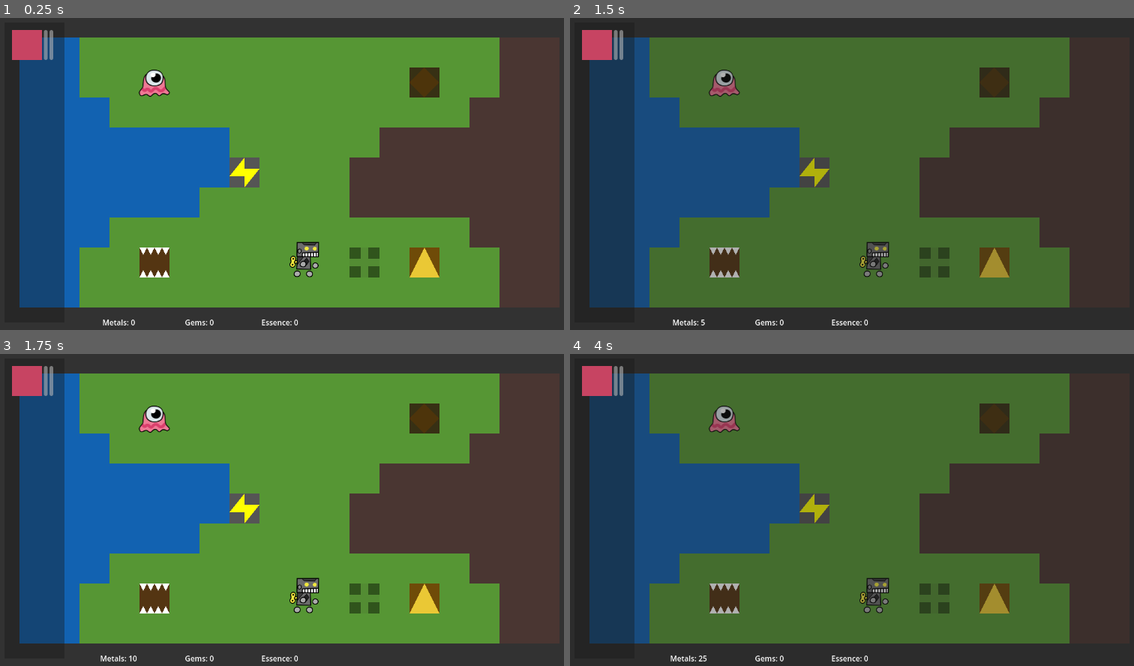
Above: before the commit, frames 1-4 (two rows, left to right).
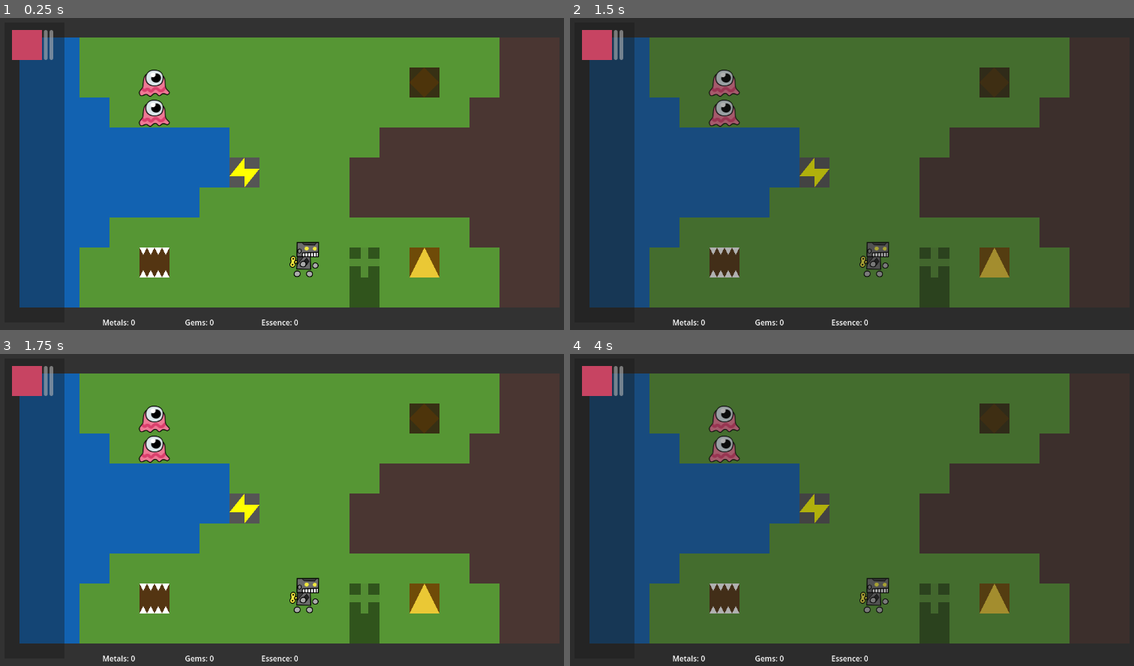
Above: after the commit, the same moments.

Repository: Xaklor/Build-a-Bot-Workshop
Game: Godot game, scene res://level/main.tscn
The game is run twice, just before and just after one commit, with the same random seed, the same clock (stepped at 60 frames per second) and the same inputs.
Inputs (mouse positions are in pixels of both pictures, inside the frame that each line leads up to):
- Up to frame 1 (0.25 s): no input
- Up to frame 2 (1.5 s): tap Enter at 0.5 s; move the mouse to (993, 155) at 0.52 s; click (993, 155) at 0.6 s; right-click (993, 155) at 0.8 s; tap Space (timestop) at 1.25 s; move the mouse to (739, 189) at 1.27 s; right-click (739, 189) at 1.35 s
- Up to frame 3 (1.75 s): tap Space (timestop) at 1.55 s
- Up to frame 4 (4 s): tap Enter at 2, 3.5 s; move the mouse to (919, 435) at 2.02 s; tap Space (timestop) at 2.1, 2.75, 3.8 s; click (919, 435) at 2.3 s; move the mouse to (829, 575) at 2.77 s; click (829, 575) at 2.85 s; right-click (829, 575) at 3.05 s; move the mouse to (1038, 556) at 3.52 s; right-click (1038, 556) at 3.6 s

The runs differ from the first frame. In frame 1, 0.8% of the frame differs, in the area x 24-68%, y 26-93%; in frame 2, 0.8%; in frame 3, 0.9%, in the area x 17-68%, y 26-99%; in frame 4, 0.9%.

Commit message:
added basic upgrade minigame

Diff:
--- a/buildings/robot_factory.gd
+++ b/buildings/robot_factory.gd
@@ -1,8 +1,9 @@
-extends Area2D
+class_name Factory extends Area2D
 
 @onready var tile_map: TileMapLayer = get_tree().get_root().get_node("main").get_node("tile_map")
 @onready var main: Node = get_tree().get_root().get_node("main")
 @export var robot_scene: PackedScene
+@export var upgrade_manager: PackedScene
 
 var pos
 
@@ -15,22 +16,27 @@
 
 func _unhandled_input(event: InputEvent) -> void:
 	if Input.is_action_just_pressed("lc") and $color.get_rect().has_point(get_local_mouse_position()):
-		if main.metals < 10:
+		if main.metals < 10 or tile_map.land_astar.is_point_solid(pos + Vector2i(0, 1)):
 			$error_highlight.color.a = 1
 
 		else:
-			main.update_resource("metals", -10)
-			var target = pos
-			if not tile_map.land_astar.is_point_solid(pos + Vector2i(1, 0)):
-				target = pos + Vector2i(1, 0)
-			elif not tile_map.land_astar.is_point_solid(pos + Vector2i(-1, 0)):
-				target = pos + Vector2i(-1, 0)
-			elif not tile_map.land_astar.is_point_solid(pos + Vector2i(0, 1)):
-				target = pos + Vector2i(0, 1)
-			elif not tile_map.land_astar.is_point_solid(pos + Vector2i(0, -1)):
-				target = pos + Vector2i(0, -1)
+			var manager = upgrade_manager.instantiate()
+			manager.factory = self
+			main.add_child(manager)
 
-			if target != pos:
-				var robot = robot_scene.instantiate()
-				robot.position = tile_map.map_to_local(target)
-				main.add_child(robot)
+func receive_orders(upgrades: Array[Lib.Upgrade]):
+	main.update_resource("metals", -10)
+	var robot = robot_scene.instantiate()
+	robot.position = tile_map.map_to_local(pos + Vector2i(0, 1))
+	for upgrade in upgrades:
+		match(upgrade.effect):
+			"health":
+				robot.hp += upgrade.effect_strength
+			"energy":
+				robot.energy += upgrade.effect_strength
+			"power":
+				robot.power += upgrade.effect_strength
+			"speed":
+				robot.speed += upgrade.effect_strength
+
+	main.add_child(robot)
--- a/buildings/robot_factory.tscn
+++ b/buildings/robot_factory.tscn
@@ -1,12 +1,16 @@
-[gd_scene load_steps=3 format=3 uid="uid://cpxpckcp3810l"]
+[gd_scene load_steps=5 format=3 uid="uid://cpxpckcp3810l"]
 
 [ext_resource type="Script" uid="uid://cmkkli06j15cn" path="res://buildings/robot_factory.gd" id="1_p4cd4"]
+[ext_resource type="PackedScene" uid="uid://vww06adkxjjq" path="res://entities/robot.tscn" id="2_d0n6v"]
+[ext_resource type="PackedScene" uid="uid://dugx4xcb626r3" path="res://ui/upgrade_manager.tscn" id="3_5gk05"]
 
 [sub_resource type="RectangleShape2D" id="RectangleShape2D_vrxw0"]
 size = Vector2(64, 64)
 
 [node name="robot_factory" type="Area2D" groups=["buildings"]]
 script = ExtResource("1_p4cd4")
+robot_scene = ExtResource("2_d0n6v")
+upgrade_manager = ExtResource("3_5gk05")
 
 [node name="hitbox" type="CollisionShape2D" parent="."]
 shape = SubResource("RectangleShape2D_vrxw0")
@@ -18,6 +22,14 @@
 offset_bottom = 32.0
 mouse_filter = 1
 color = Color(0.18687, 0.32854, 0.109116, 1)
+
+[node name="build_pad" type="ColorRect" parent="."]
+offset_left = -32.0
+offset_top = 32.0
+offset_right = 32.0
+offset_bottom = 96.0
+mouse_filter = 1
+color = Color(0.188235, 0.329412, 0.109804, 1)
 
 [node name="plus" type="Polygon2D" parent="."]
 position = Vector2(-32, -32)
--- a/entities/robot.gd
+++ b/entities/robot.gd
@@ -1,6 +1,6 @@
 class_name Robot extends Area2D
 
-@export var speed = 800
+@export var speed = 400
 @export var build_manager: PackedScene
 @onready var tile_map: TileMapLayer = get_tree().get_root().get_node("main").get_node("tile_map")
 @onready var main = get_tree().get_root().get_node("main")
@@ -25,15 +25,14 @@
 var repository_pos: Vector2i
 var build_target: String = ""
 var build_pos: Vector2i
-var weapon: Equipment.Weapon
 var hp = 10
+var power = 1
 var energy = 100
 
 func _ready():
 	claimed_pos = tile_map.local_to_map(position)
 	tile_map.claim_pos(claimed_pos, true, true)
 	main.stop_time.connect(_on_timestop)
-	weapon = Equipment.weapons[0]
 
 func _process(delta):
 	$status_label.text = var_to_str(status)
@@ -194,12 +193,12 @@
 		# ELEVENTH:
 		# if idle and holding a ranged weapon, attack enemies in range
 		##############################################################
-		elif status == state.IDLE and weapon.ranged and $attack_cooldown.time_left <= 0:
+		elif status == state.IDLE and $attack_cooldown.time_left <= 0:
 			var enemy_list = get_tree().get_nodes_in_group("enemies")
 			for enemy in enemy_list:
 				var enemy_pos = tile_map.local_to_map(enemy.position)
 				if in_range(enemy_pos, 3):
-					enemy.take_damage(weapon.attack)
+					enemy.take_damage(power)
 					$sprite/attack_highlight.color.a = 1
 					$attack_cooldown.start()
 					energy -= 5
--- a/level/main.gd
+++ b/level/main.gd
@@ -3,9 +3,32 @@
 signal stop_time
 var stopped = false
 var robot_ui_pointer = 1
-var metals = 0
+var metals = 1000
 var gems = 0
 var essence = 0
+var upgrades: Array[Lib.Upgrade] = [
+	Lib.Upgrade.new(Sprite2D.new(), [Vector2i(0, 0), Vector2i(1, 1), Vector2i(0, 1), Vector2i(0, 2)], "construction", 10),
+	Lib.Upgrade.new(Sprite2D.new(), [Vector2i(0, 0), Vector2i(1, 0), Vector2i(2, 0), Vector2i(2, -1)], "capacity", 10),
+	Lib.Upgrade.new(Sprite2D.new(), [Vector2i(0, 0), Vector2i(1, 0), Vector2i(2, 0), Vector2i(3, 0)], "energy", 100),
+	Lib.Upgrade.new(Sprite2D.new(), [Vector2i(0, 0), Vector2i(0, 1), Vector2i(0, 2), Vector2i(1, 0)], "health", 10),
+	Lib.Upgrade.new(Sprite2D.new(), [Vector2i(0, 0), Vector2i(0, 1), Vector2i(1, 0), Vector2i(1, 1)], "power", 2),
+	Lib.Upgrade.new(Sprite2D.new(), [Vector2i(0, 0), Vector2i(0, 1), Vector2i(1, 0), Vector2i(1, -1)], "speed", 400)]
+
+func _ready() -> void:
+	upgrades[0].sprite.texture = load("res://assets/upgrade construction.png")
+	upgrades[1].sprite.texture = load("res://assets/upgrade capacity.png")
+	upgrades[2].sprite.texture = load("res://assets/upgrade energy.png")
+	upgrades[3].sprite.texture = load("res://assets/upgrade health.png")
+	upgrades[4].sprite.texture = load("res://assets/upgrade power.png")
+	upgrades[5].sprite.texture = load("res://assets/upgrade speed.png")
+	upgrades[0].sprite.centered = false
+	upgrades[1].sprite.centered = false
+	upgrades[2].sprite.centered = false
+	upgrades[3].sprite.centered = false
+	upgrades[4].sprite.centered = false
+	upgrades[5].sprite.centered = false
+	upgrades[1].sprite.offset.y = -64
+	upgrades[5].sprite.offset.y = -64
 
 func _process(delta: float) -> void:
 	var i = 1
@@ -25,7 +48,6 @@
 		timestop_toggle()
 
 func timestop_toggle(force: bool = false, stop: bool = true):
-	update_resource("metals", 5)
 	if not force:
 		stopped = not stopped
 		$dimmer.visible = stopped
--- a/level/main.tscn
+++ b/level/main.tscn
@@ -52,7 +52,6 @@
 
 [node name="robot_factory" parent="." instance=ExtResource("4_npgwh")]
 position = Vector2(800, 544)
-robot_scene = ExtResource("5_b6row")
 
 [node name="charger" parent="." instance=ExtResource("6_177d4")]
 position = Vector2(544, 352)
@@ -69,6 +68,9 @@
 [node name="urgle" parent="." instance=ExtResource("9_bypdj")]
 position = Vector2(352, 160)
 
+[node name="urgle2" parent="." instance=ExtResource("9_bypdj")]
+position = Vector2(352, 224)
+
 [node name="bear" parent="." instance=ExtResource("10_mt04e")]
 position = Vector2(352, 544)
 
--- /dev/null
+++ b/lib/lib.gd
@@ -0,0 +1,12 @@
+class_name Lib
+
+class Upgrade:
+	var sprite: Sprite2D
+	var polyomino: Array[Vector2i]
+	var effect: String
+	var effect_strength: int
+	func _init(sprite: Sprite2D, polyomino: Array[Vector2i], effect: String, effect_strength: int = 0):
+		self.sprite = sprite
+		self.polyomino = polyomino
+		self.effect = effect
+		self.effect_strength = effect_strength
--- a/ui/build_manager.gd
+++ b/ui/build_manager.gd
@@ -64,5 +64,4 @@
 			2:
 				robot.receive_orders(building, building_pos, repository_target, repository_pos)
 				main.timestop_toggle(true, false)
-				print("starting build!")
 				queue_free()
--- /dev/null
+++ b/ui/upgrade_manager.gd
@@ -0,0 +1,72 @@
+extends CanvasLayer
+
+@onready var main = get_tree().get_root().get_node("main")
+var tile_grid: AStarGrid2D = AStarGrid2D.new()
+var grid_pos: Vector2i
+var upgrades: Array[Lib.Upgrade]
+var held_sprite: Sprite2D
+var held_id: int = -1
+var slotted_upgrades: Array[Lib.Upgrade]
+var factory: Factory
+
+func _ready() -> void:
+	main.timestop_toggle(true, true)
+
+	var grid_size = $grid.get_rect().end - $grid.get_rect().position
+	tile_grid.region = Rect2i(Vector2i.ZERO, grid_size / 64)
+	tile_grid.cell_size = grid_size / 7
+	tile_grid.update()
+
+	for idx in range(main.upgrades.size()):
+		var upgrade = main.upgrades[idx]
+		upgrades.append(upgrade)
+		var entry = HBoxContainer.new()
+		var label = Label.new()
+		label.text = upgrade.effect + " " + str(upgrade.effect_strength)
+		entry.add_child(label)
+		entry.set_meta("id", idx)
+		$menu/upgrades_list.add_child(entry)
+
+func _process(delta: float) -> void:
+	if held_sprite != null:
+		grid_pos = floor($grid.get_local_mouse_position() / tile_grid.cell_size)
+		held_sprite.position = (Vector2(grid_pos) * tile_grid.cell_size) + $grid.position
+
+func _input(event: InputEvent) -> void:
+	if Input.is_action_just_pressed("rc"):
+		remove_child(held_sprite)
+		held_sprite = null
+		held_id = -1
+	if Input.is_action_just_pressed("lc"):
+		if held_sprite != null and tile_grid.region.has_point(grid_pos):
+			var valid = true
+			for p in upgrades[held_id].polyomino:
+				if not tile_grid.region.has_point(grid_pos + p) and not tile_grid.is_point_solid(grid_pos + p):
+					valid = false
+
+			if valid:
+				for p in upgrades[held_id].polyomino:
+					tile_grid.set_point_solid(grid_pos + p)
+				slotted_upgrades.append(upgrades[held_id])
+				held_sprite = null
+				held_id = -1
+
+func _on_menu_input(event: InputEvent) -> void:
+	if Input.is_action_just_pressed("lc"):
+		get_viewport().set_input_as_handled()
+		for entry in $menu/upgrades_list.get_children():
+			if entry.get_rect().has_point($menu/upgrades_list.get_local_mouse_position()):
+				remove_child(held_sprite)
+				held_sprite = null
+				held_id = -1
+
+				var sprite = upgrades[entry.get_meta("id")].sprite
+				held_sprite = sprite
+				held_id = entry.get_meta("id")
+				add_child(sprite)
+
+
+func _on_build_button_pressed() -> void:
+	factory.receive_orders(slotted_upgrades)
+	main.timestop_toggle(true, false)
+	queue_free()
--- /dev/null
+++ b/ui/upgrade_manager.tscn
@@ -0,0 +1,49 @@
+[gd_scene load_steps=4 format=3 uid="uid://dugx4xcb626r3"]
+
+[ext_resource type="Texture2D" uid="uid://d4iml72e433ws" path="res://assets/upgrade grid.png" id="1_p2mtw"]
+[ext_resource type="Script" uid="uid://bgths270rmk0s" path="res://ui/upgrade_manager.gd" id="1_sy0ma"]
+[ext_resource type="Texture2D" uid="uid://yc316puhweh5" path="res://assets/upgrade grid lines.png" id="2_sy0ma"]
+
+[node name="upgrade_manager" type="CanvasLayer"]
+script = ExtResource("1_sy0ma")
+
+[node name="ColorRect" type="ColorRect" parent="."]
+offset_right = 1280.0
+offset_bottom = 704.0
+color = Color(0.1176, 0.19512, 0.24, 1)
+
+[node name="grid" type="Sprite2D" parent="."]
+position = Vector2(192, 128)
+texture = ExtResource("1_p2mtw")
+centered = false
+
+[node name="grid_lines" type="Sprite2D" parent="."]
+position = Vector2(416, 352)
+texture = ExtResource("2_sy0ma")
+
+[node name="menu" type="ScrollContainer" parent="."]
+offset_left = 768.0
+offset_top = 64.0
+offset_right = 1088.0
+offset_bottom = 640.0
+
+[node name="upgrades_list" type="VBoxContainer" parent="menu"]
+layout_mode = 2
+
+[node name="fake" type="HBoxContainer" parent="menu/upgrades_list"]
+layout_mode = 2
+
+[node name="fake label" type="Label" parent="menu/upgrades_list/fake"]
+layout_mode = 2
+text = "fake 9001"
+metadata/id = 0
+
+[node name="build_button" type="Button" parent="."]
+offset_left = 320.0
+offset_top = 592.0
+offset_right = 512.0
+offset_bottom = 639.0
+text = "Build!"
+
+[connection signal="gui_input" from="menu" to="." method="_on_menu_input"]
+[connection signal="pressed" from="build_button" to="." method="_on_build_button_pressed"]
Not shown, added: assets/basic tileset.png.import
Binary file added: assets/upgrade capacity.png
Not shown, added: assets/upgrade capacity.png.import
Binary file added: assets/upgrade construction.png
Not shown, added: assets/upgrade construction.png.import
Binary file added: assets/upgrade energy.png
Not shown, added: assets/upgrade energy.png.import
Binary file added: assets/upgrade grid lines.png
Not shown, added: assets/upgrade grid lines.png.import
Binary file added: assets/upgrade grid.png
Not shown, added: assets/upgrade grid.png.import
Binary file added: assets/upgrade health.png
(and 13 more such lines)
